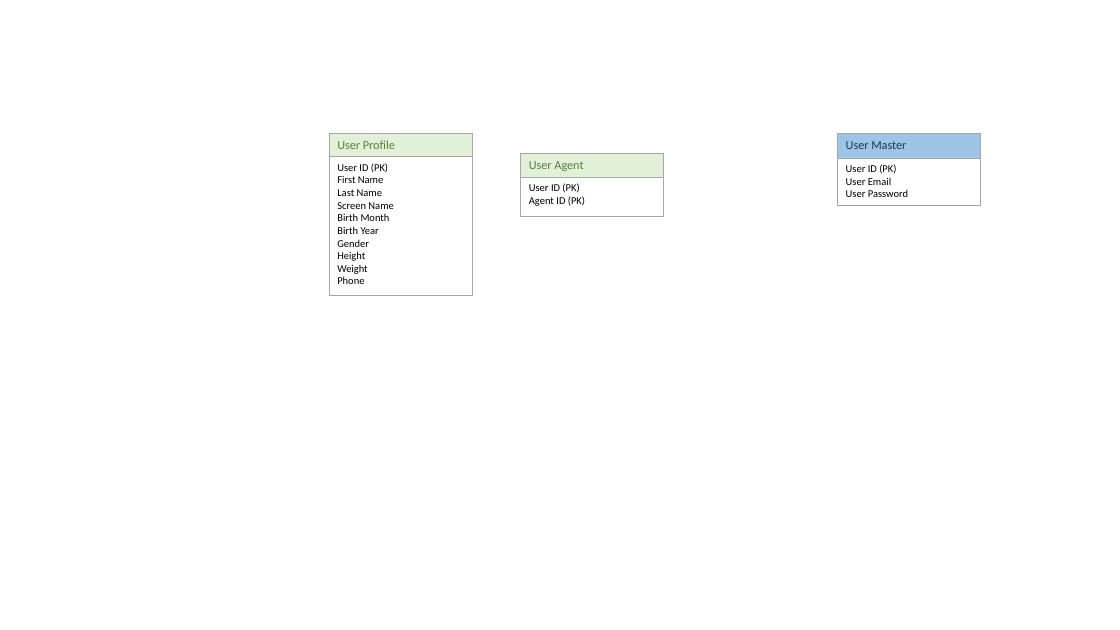
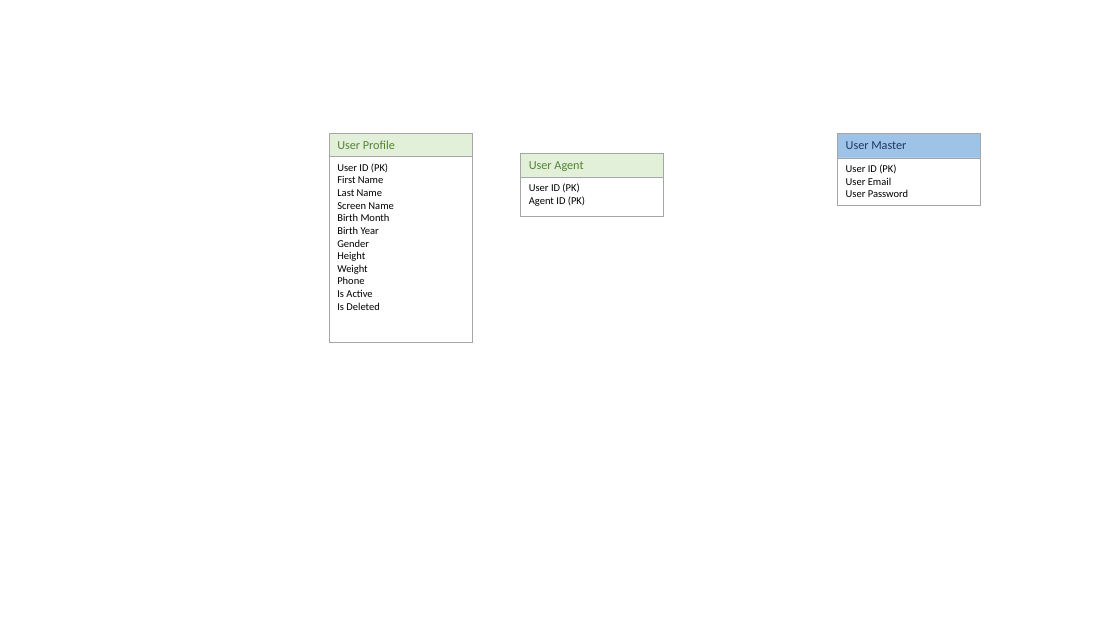
Before and after one commit to AbuTaareq/UserAppPython, a slide deck: slide 3 of doc/App Layout.pptx. Drawn at 1120x630 pixels with LibreOffice and Linux fonts; fonts in the diff are those of the drawing. Boxes give left, top, right and bottom in pixels: in the first picture for what was removed or moved away, otherwise in the second. Text is boxed around its words. In the diff, an @@ line names an element or a change of style, - is before the commit and + after.

```diff
--- a/doc/App Layout.pptx
+++ b/doc/App Layout.pptx
@@ rectangle "User ID (PK)": place and size @@
-rectangle "User ID (PK)" at box(329, 156, 472, 294)
+rectangle "User ID (PK)" at box(329, 156, 472, 342)
@@ text in rectangle at box(337, 289, 379, 310): paragraphs added @@
+Is Active
+Is Deleted
```
Also in this commit, not shown: 7 other files.
